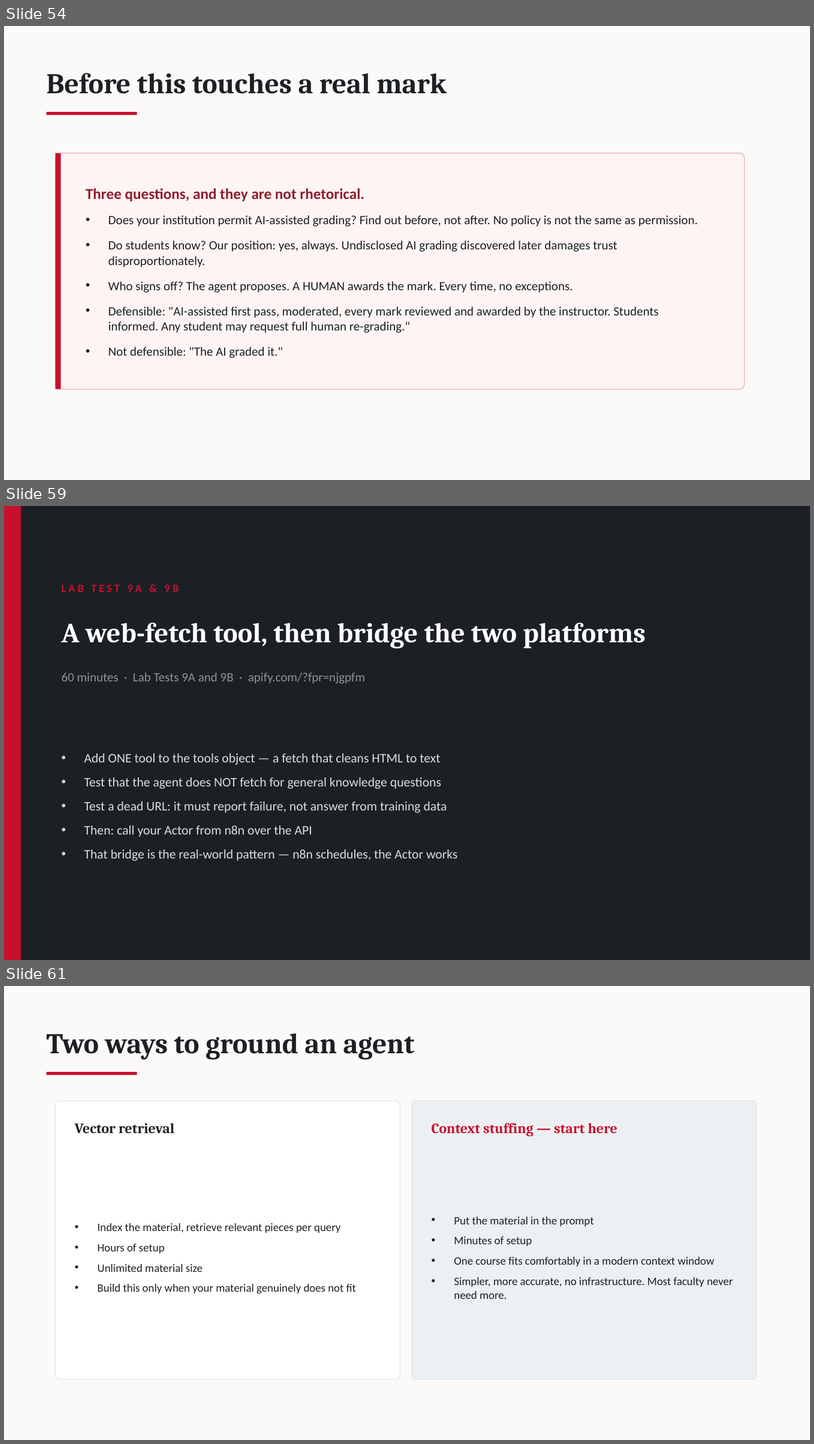
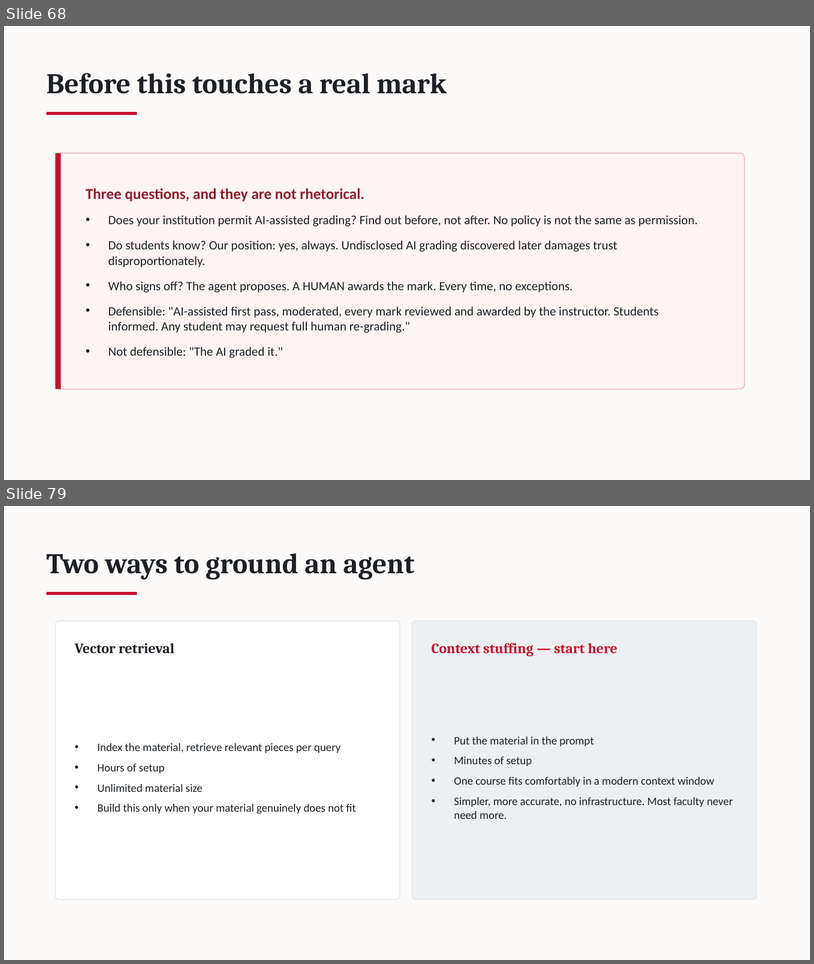
Before and after one commit to dineshkwadhwani/thecoachdinesh, a slide deck: courses/ai/workshop/03_Facilitator/PPT1_Workshop_Slides.pptx. Shown one above the other, each under a label of ours: slides 54, 59 and 61 before the commit, slides 68 and 79 after it; the slides between them are not shown. The pictures are 814x1444 and 814x964 pixels, drawn with LibreOffice and Linux fonts; fonts in the diff are those of the drawing. Boxes give left, top, right and bottom in pixels: in the first picture for what was removed or moved away, otherwise in the second. Text is boxed around its words. In the diff, an @@ line names an element or a change of style, - is before the commit and + after.

```diff
--- a/courses/ai/workshop/03_Facilitator/PPT1_Workshop_Slides.pptx
+++ b/courses/ai/workshop/03_Facilitator/PPT1_Workshop_Slides.pptx
@@ slide 59 removed at [4, 506, 810, 960], background #1C2024 @@
@@ rectangle removed at [4, 506, 21, 960] @@
@@ text removed at [62, 585, 179, 592] @@
-LAB TEST 9A & 9B
@@ text removed at [62, 622, 646, 648] @@
-A web-fetch tool, then bridge the two platforms
@@ text removed at [62, 672, 365, 684] @@
-60 minutes · Lab Tests 9A and 9B · apify.com/?fpr=njgpfm
@@ text removed at [84, 753, 458, 861] @@
-• Add ONE tool to the tools object — a fetch that cleans HTML to text
-• Test that the agent does NOT fetch for general knowledge questions
-• Test a dead URL: it must report failure, not answer from training data
-• Then: call your Actor from n8n over the API
-• That bridge is the real-world pattern — n8n schedules, the Actor works
@@ what was slide 54 is now slide 68 @@
@@ what was slide 61 is now slide 79 @@
```
Also in this commit, not shown: 8 slides changed, 31 slides added, 3 other slides removed, 3 other files.
